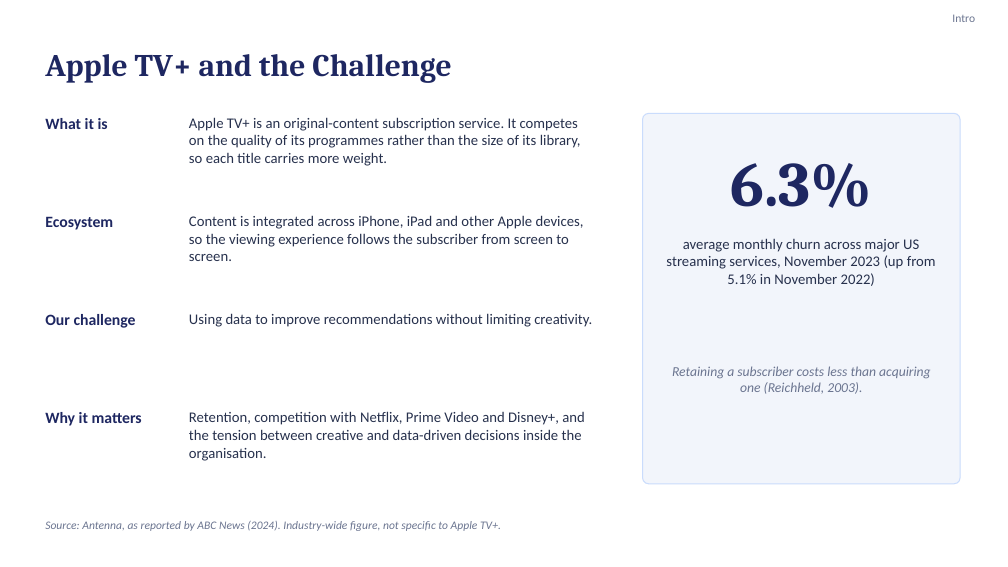
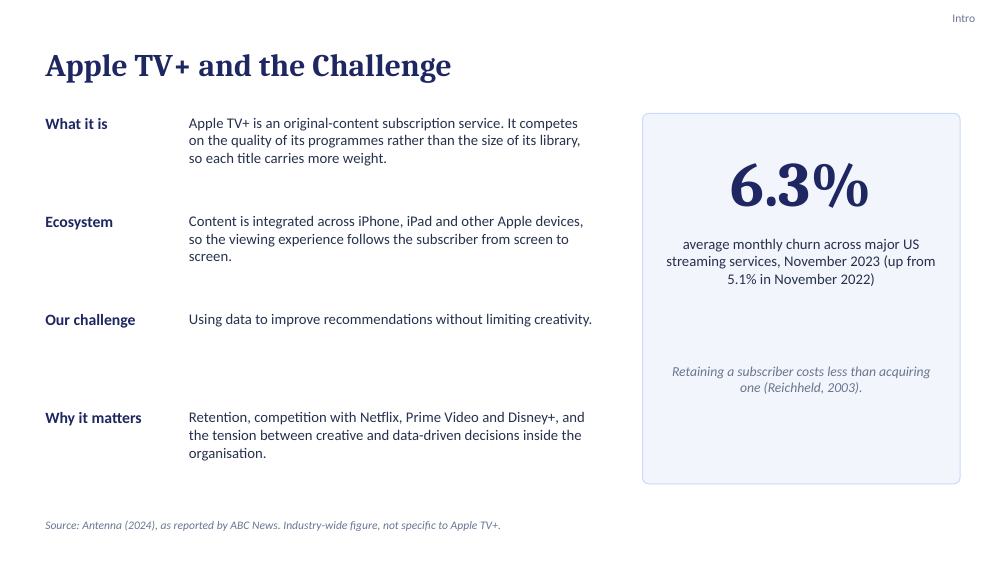
Before and after one commit to karanrg22-svg/skill, a slide deck: slide 2 of Earning-the-Signal_revised.pptx. Drawn at 1008x567 pixels with LibreOffice and Linux fonts; fonts in the diff are those of the drawing. Boxes give left, top, right and bottom in pixels: in the first picture for what was removed or moved away, otherwise in the second. Text is boxed around its words. In the diff, an @@ line names an element or a change of style, - is before the commit and + after.

```diff
--- a/Earning-the-Signal_revised.pptx
+++ b/Earning-the-Signal_revised.pptx
@@ text at box(45, 521, 501, 531): text changed @@
-Source: Antenna, as reported by ABC News (2024). Industry-wide figure, not specific to Apple TV+.
+Source: Antenna (2024), as reported by ABC News. Industry-wide figure, not specific to Apple TV+.
```
Also in this commit, not shown: 2 other slides changed.
